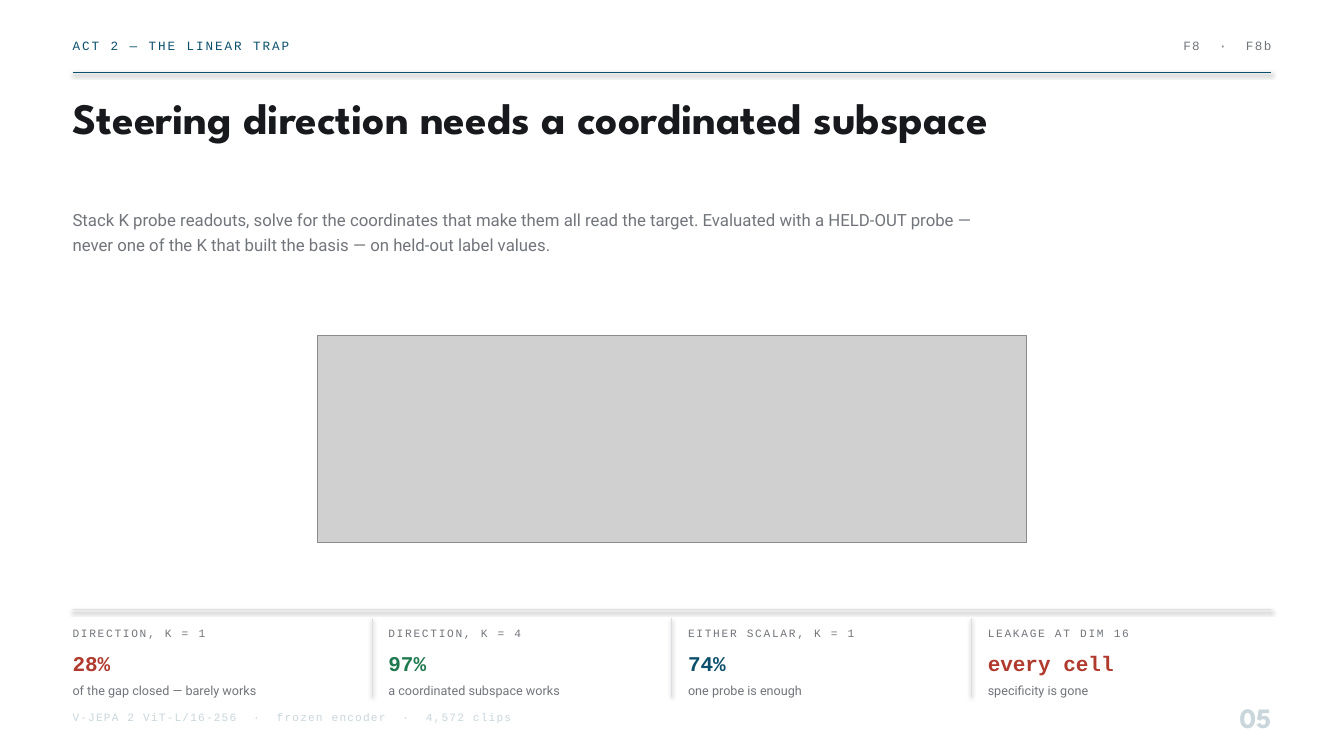
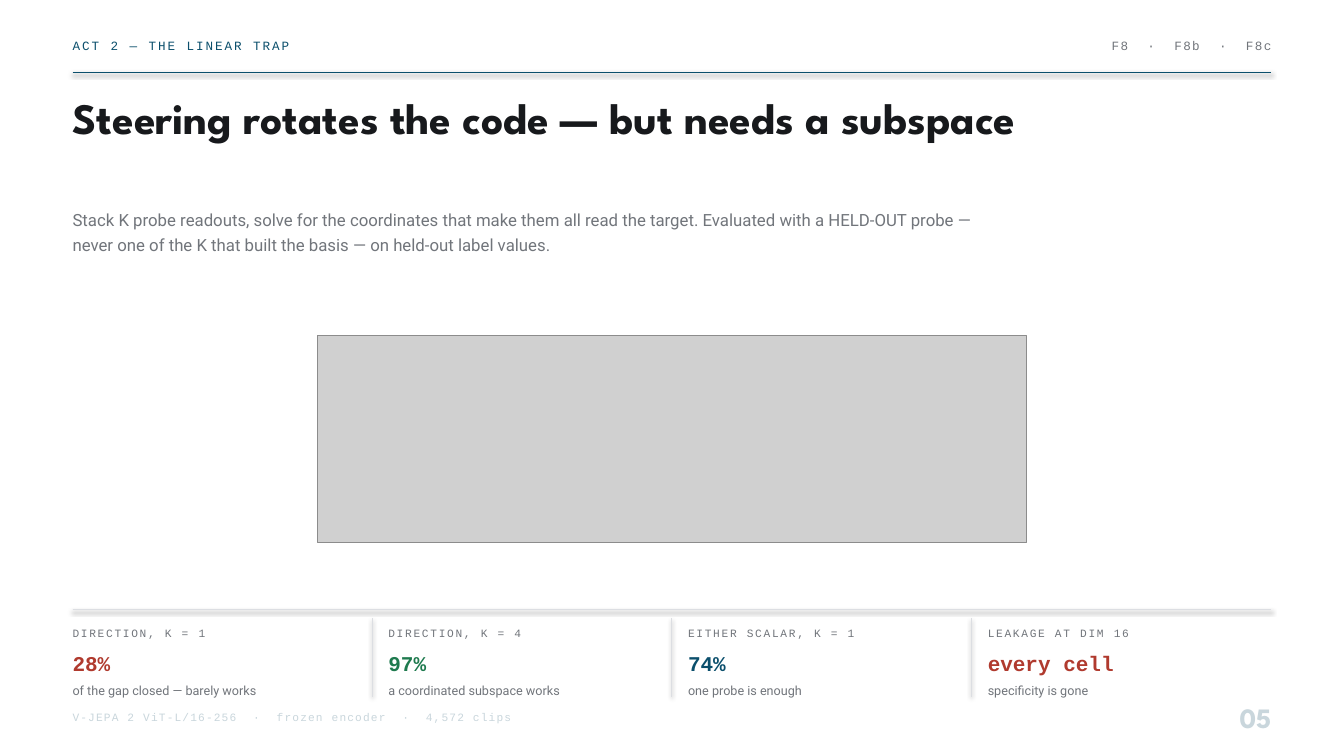
Before and after one commit to vishaldas/vjepa_interpretability, a slide deck: slide 5 of artifacts/deck/vjepa-direction-ring.pptx. Drawn at 1344x756 pixels with LibreOffice and Linux fonts; fonts in the diff are those of the drawing; grey boxes stand for pictures. Boxes give left, top, right and bottom in pixels: in the first picture for what was removed or moved away, otherwise in the second. Text is boxed around its words. In the diff, an @@ line names an element or a change of style, - is before the commit and + after.

```diff
--- a/artifacts/deck/vjepa-direction-ring.pptx
+++ b/artifacts/deck/vjepa-direction-ring.pptx
@@ text at (1112, 41, 1272, 50): text changed @@
-F8 · F8b
+F8 · F8b · F8c
@@ text at (73, 104, 1015, 144): text changed @@
-Steering direction needs a coordinated subspace
+Steering rotates the code — but needs a subspace
```
Also in this commit, not shown: 6 other slides changed, 5 other files.
